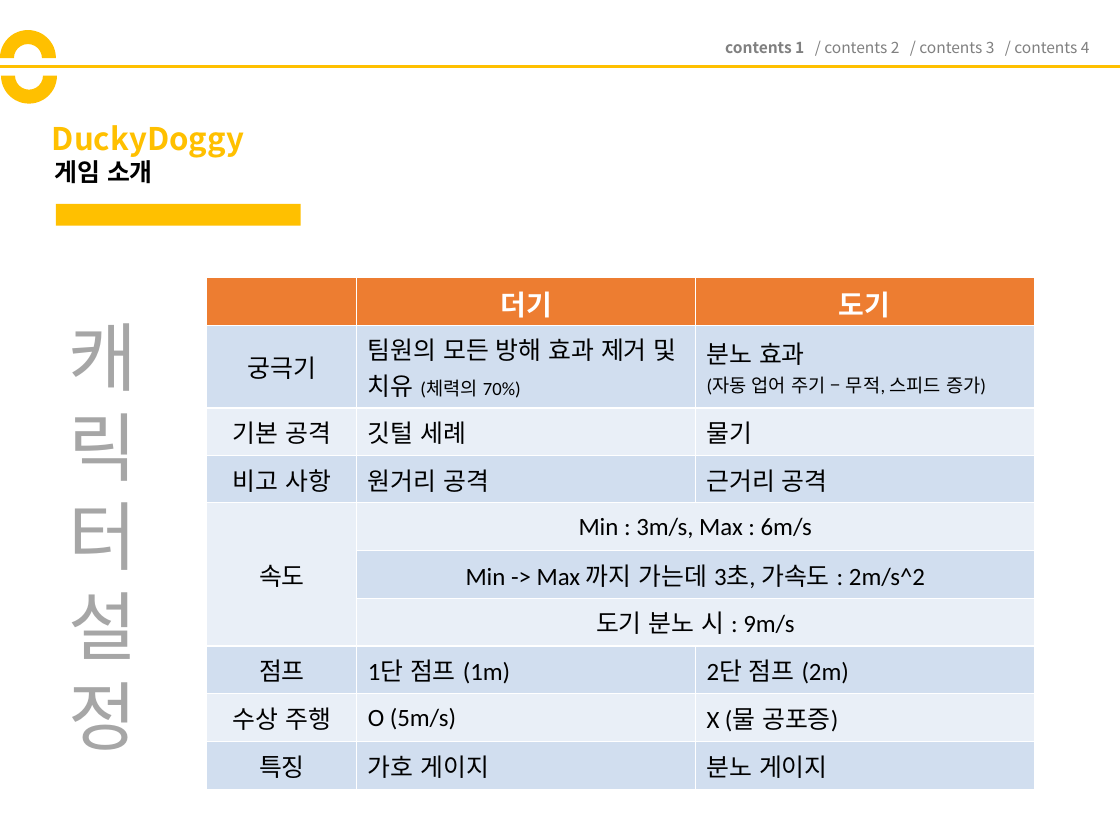
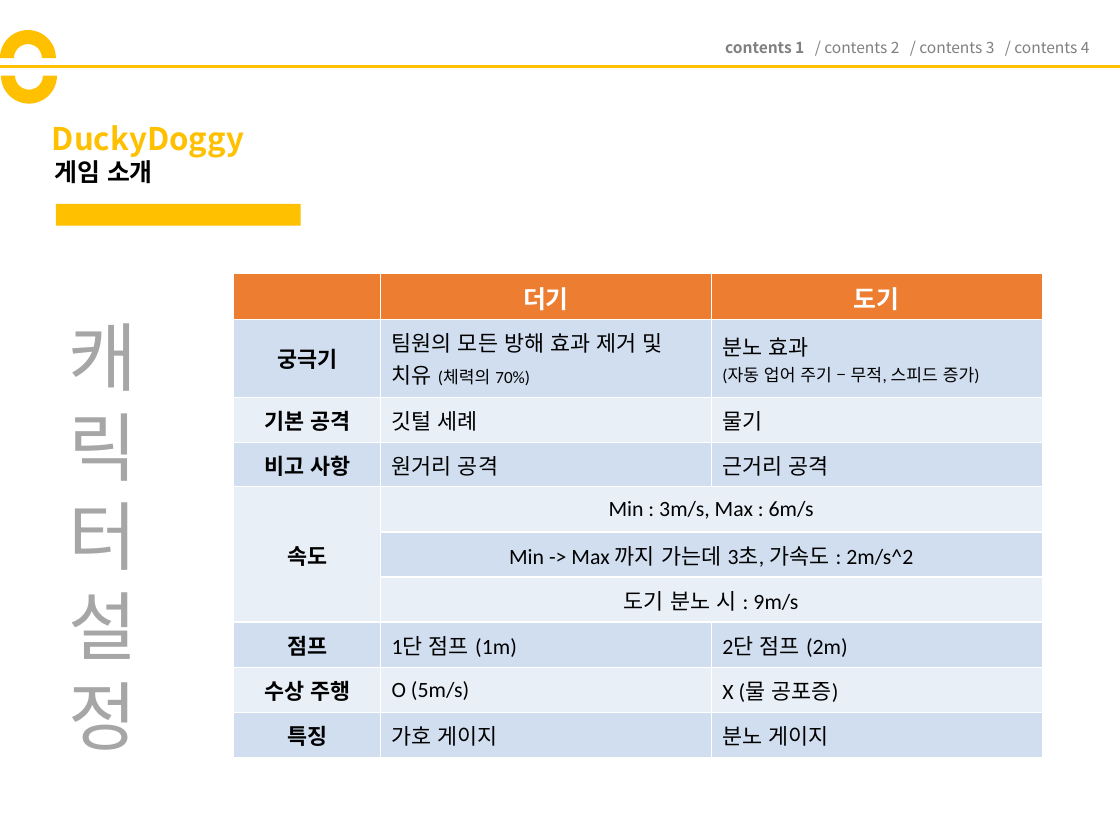
Before and after one commit to codnsj81/HuffAndPuff, a slide deck: slide 11 of 기획 문서/181206_DuckyDoggy_기획서_(ver1).pptx (slide 9 before the commit). Drawn at 1120x840 pixels with LibreOffice and Linux fonts; fonts in the diff are those of the drawing. Boxes give left, top, right and bottom in pixels: in the first picture for what was removed or moved away, otherwise in the second. Text is boxed around its words. In the diff, an @@ line names an element or a change of style, - is before the commit and + after.

```diff
--- a/기획 문서/181206_DuckyDoggy_기획서_(ver1).pptx
+++ b/기획 문서/181206_DuckyDoggy_기획서_(ver1).pptx
@@ table at [234,274,1040,758] @@
@@ size 18 to 16 pt in "더기", "도기" @@
@@ size 16 to 14 pt in "궁극기", "팀원의 모든 방해 효과 제거 및 치유", "분노 효과", "기본 공격" and 18 more places @@
@@ bold on in "궁극기", "기본 공격", "비고 사항", "속도" and 3 more places @@
@@ size 12 to 11 pt in "(체력의 70%)", "(자동 업어 주기 – 무적, 스피드 증가)" @@
@@ table: place and size @@
-table at [207,278,1033,790]
+table at [234,274,1040,758]
```
Also in this commit, not shown: 3 other slides changed, 9 slides added, 1 slide removed.
